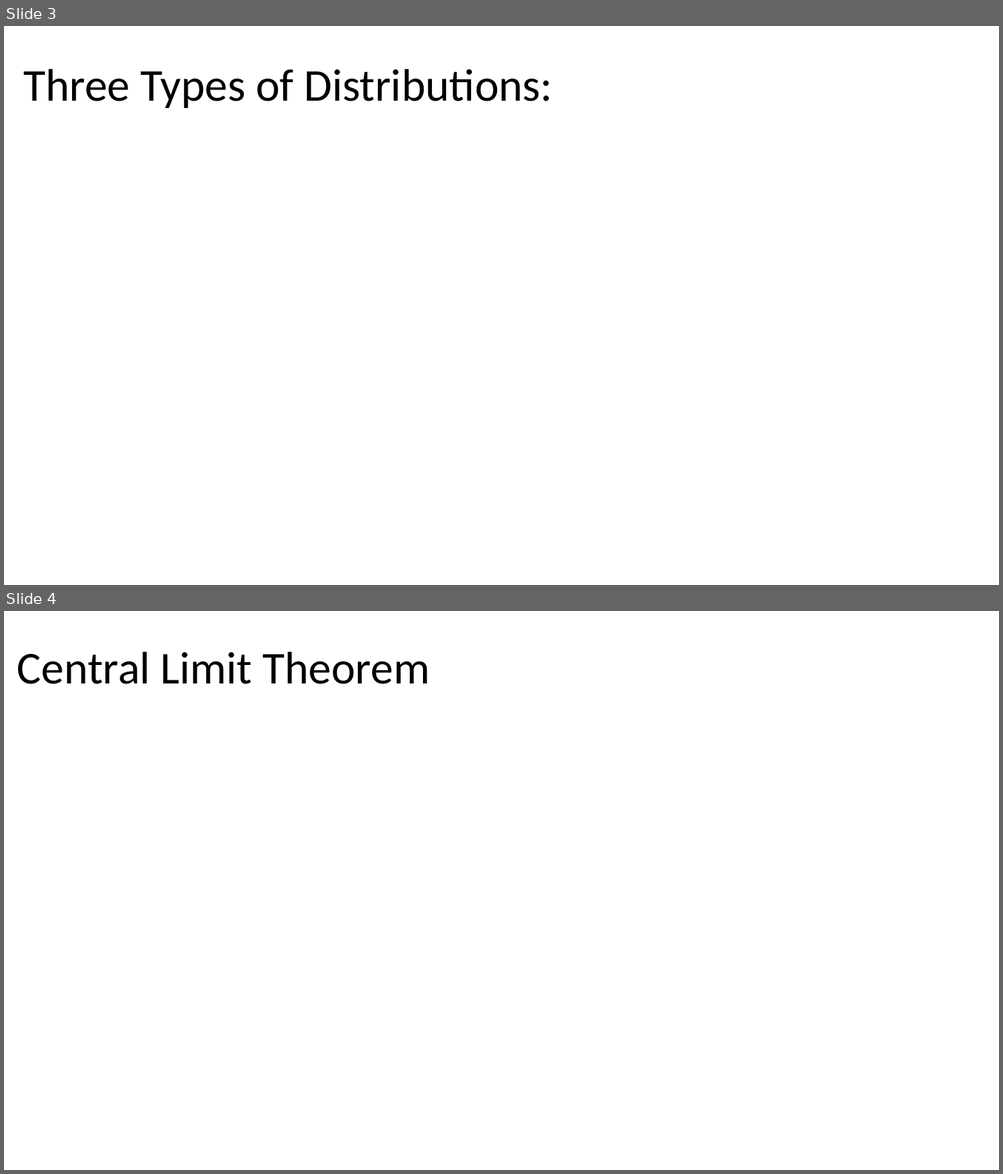
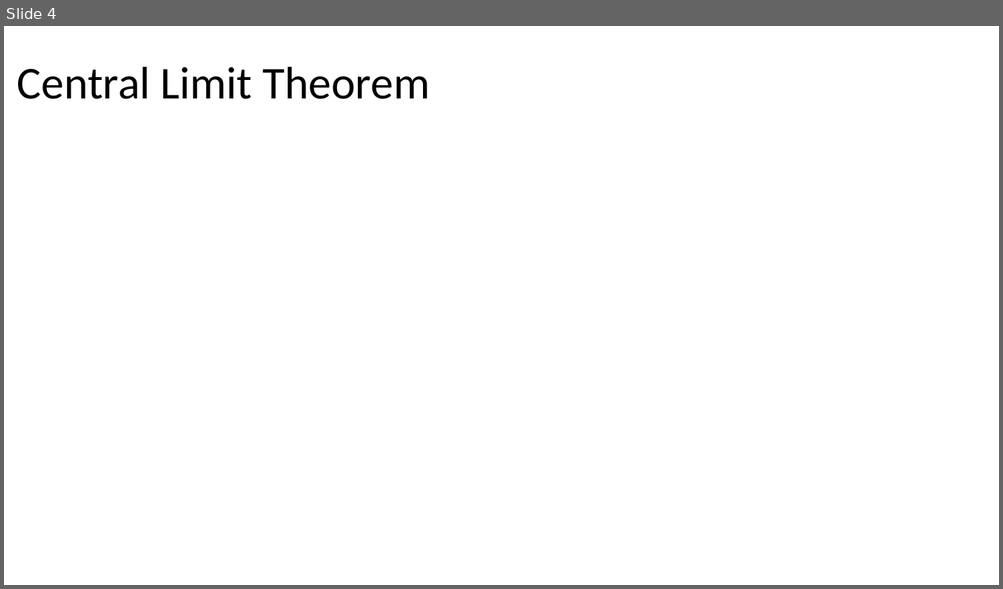
Before and after one commit to Jarred6068/UI_STAT251-03_Spring_2024, a slide deck: docs/lecture_slides/Week 8/Week8_Lecture16_Slides_2_28_2024.pptx. Shown one above the other, each under a label of ours: slides 3 and 4 before the commit, slide 4 after it. The pictures are 1003x1174 and 1003x589 pixels, drawn with LibreOffice and Linux fonts; fonts in the diff are those of the drawing; grey boxes stand for pictures. Boxes give left, top, right and bottom in pixels: in the first picture for what was removed or moved away, otherwise in the second. Text is boxed around its words. In the diff, an @@ line names an element or a change of style, - is before the commit and + after.

```diff
--- a/docs/lecture_slides/Week 8/Week8_Lecture16_Slides_2_28_2024.pptx
+++ b/docs/lecture_slides/Week 8/Week8_Lecture16_Slides_2_28_2024.pptx
@@ slide 3 removed at [4, 26, 999, 585], background #FFFFFF @@
@@ title removed at [23, 69, 553, 108] @@
-Three Types of Distributions:
```
Also in this commit, not shown: 2 slides changed, 1 slide added, 5 other slides removed, 5 other files.
